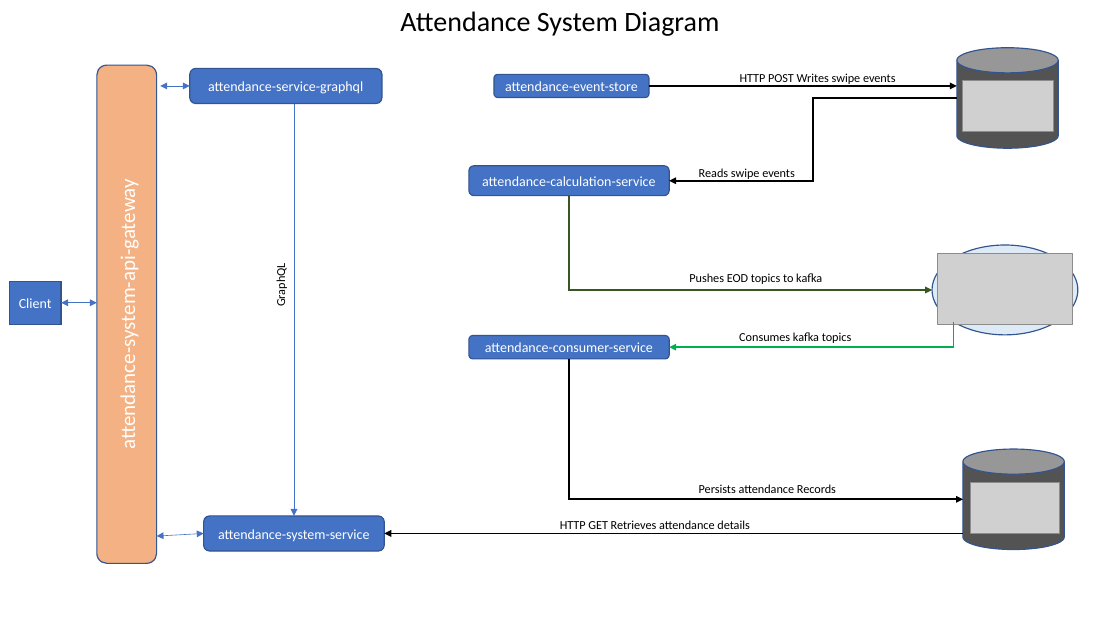
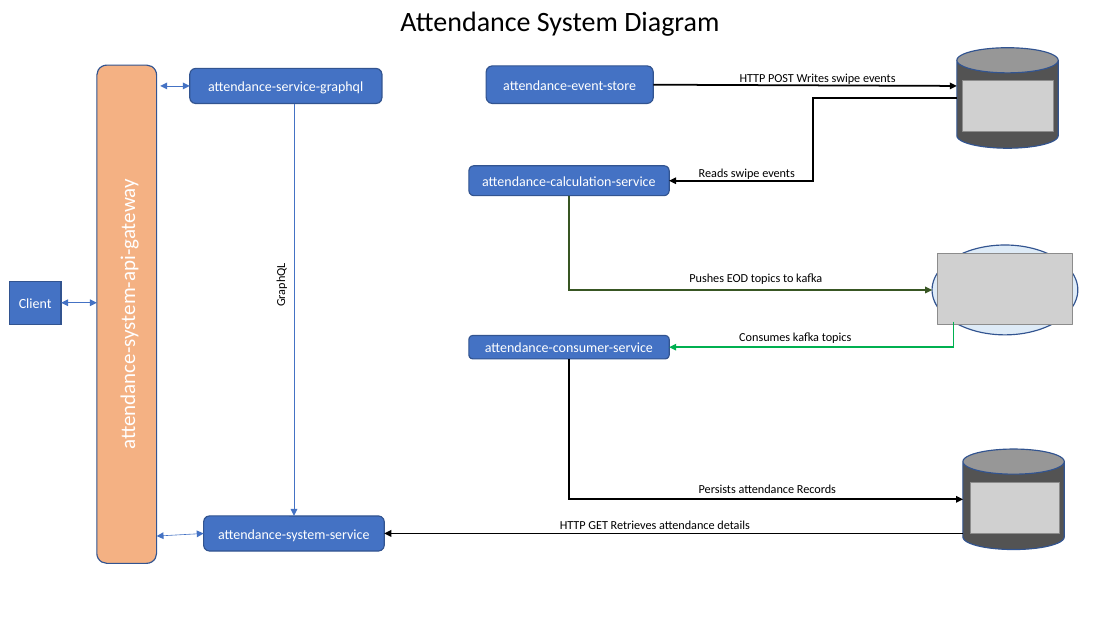
Before and after one commit to avikdigidev/attendance-system, a slide deck: slide 3 of diagrams.pptx. Drawn at 1120x630 pixels with LibreOffice and Linux fonts; fonts in the diff are those of the drawing; grey boxes stand for pictures. Boxes give left, top, right and bottom in pixels: in the first picture for what was removed or moved away, otherwise in the second. Text is boxed around its words. In the diff, an @@ line names an element or a change of style, - is before the commit and + after.

Commit message:
presentation updated

```diff
--- a/diagrams.pptx
+++ b/diagrams.pptx
@@ rounded rectangle "attendance-event-store": place and size @@
-rounded rectangle "attendance-event-store" at box(494, 75, 649, 98)
+rounded rectangle "attendance-event-store" at box(486, 66, 654, 103)
@@ arrow moved from (649, 86) - (957, 86) to (654, 85) - (957, 86) @@
```
Also in this commit, not shown: 1 other slide changed.
